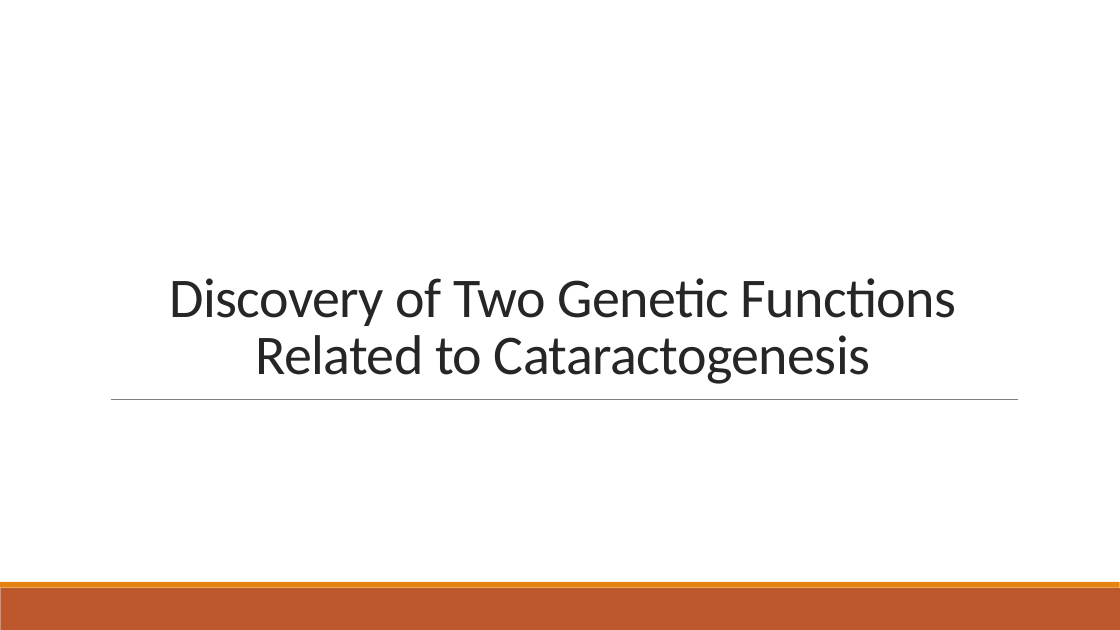
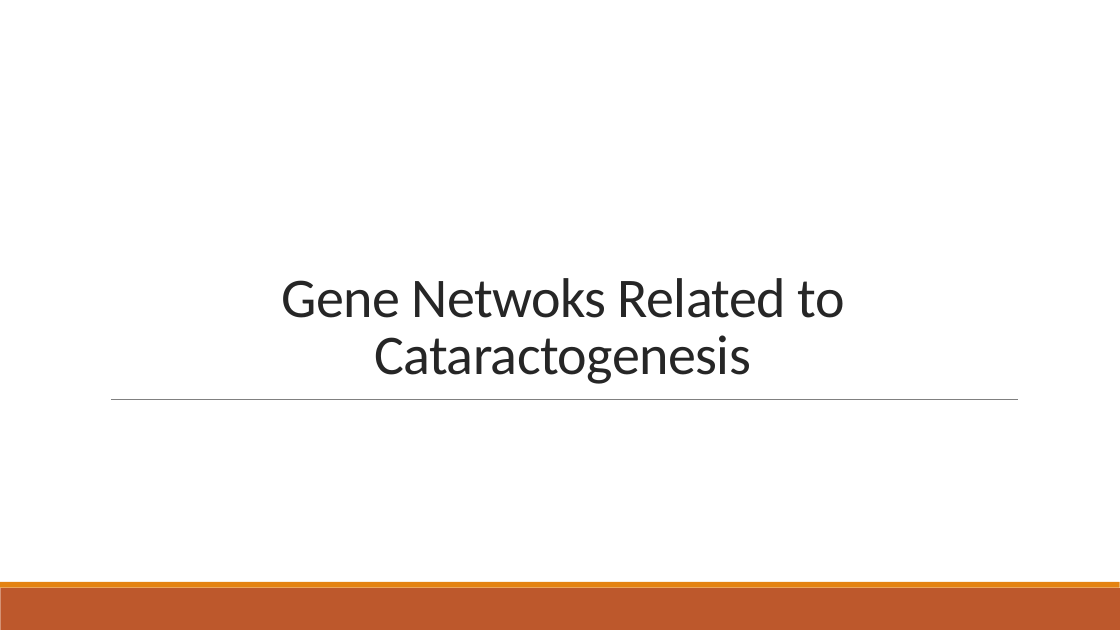
Before and after one commit to dyaom/REHS-2019, a slide deck: slide 1 of Cataract_posterslidesonly.pptx. Drawn at 1120x630 pixels with LibreOffice and Linux fonts; fonts in the diff are those of the drawing. Boxes give left, top, right and bottom in pixels: in the first picture for what was removed or moved away, otherwise in the second. Text is boxed around its words. In the diff, an @@ line names an element or a change of style, - is before the commit and + after.

```diff
--- a/Cataract_posterslidesonly.pptx
+++ b/Cataract_posterslidesonly.pptx
@@ title at [281, 278, 845, 384]: text changed @@
-Discovery of Two Genetic Functions Related to Cataractogenesis
+Gene Netwoks Related to Cataractogenesis
```
Also in this commit, not shown: 10 other slides changed, 7 other files.
